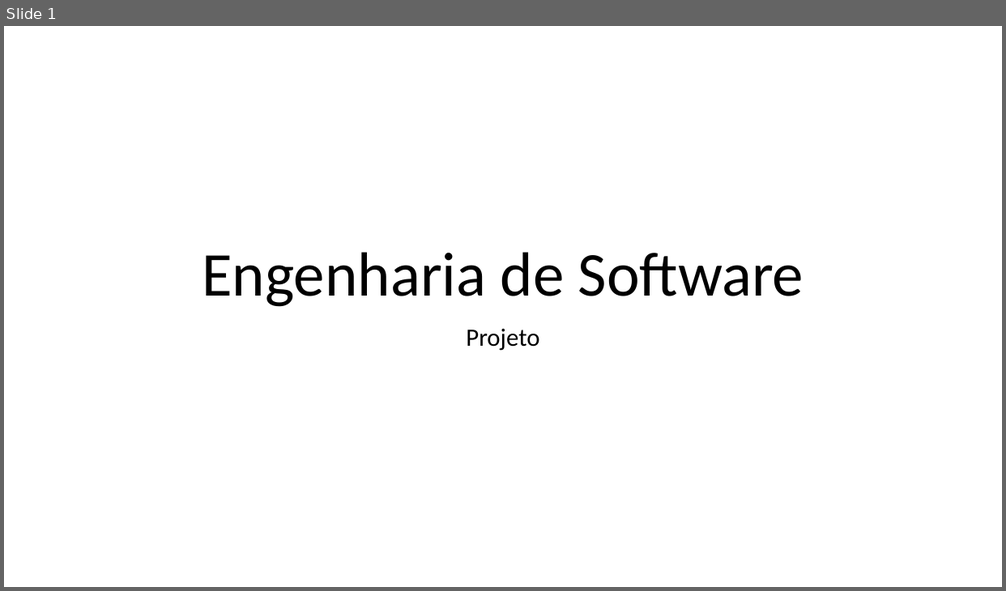
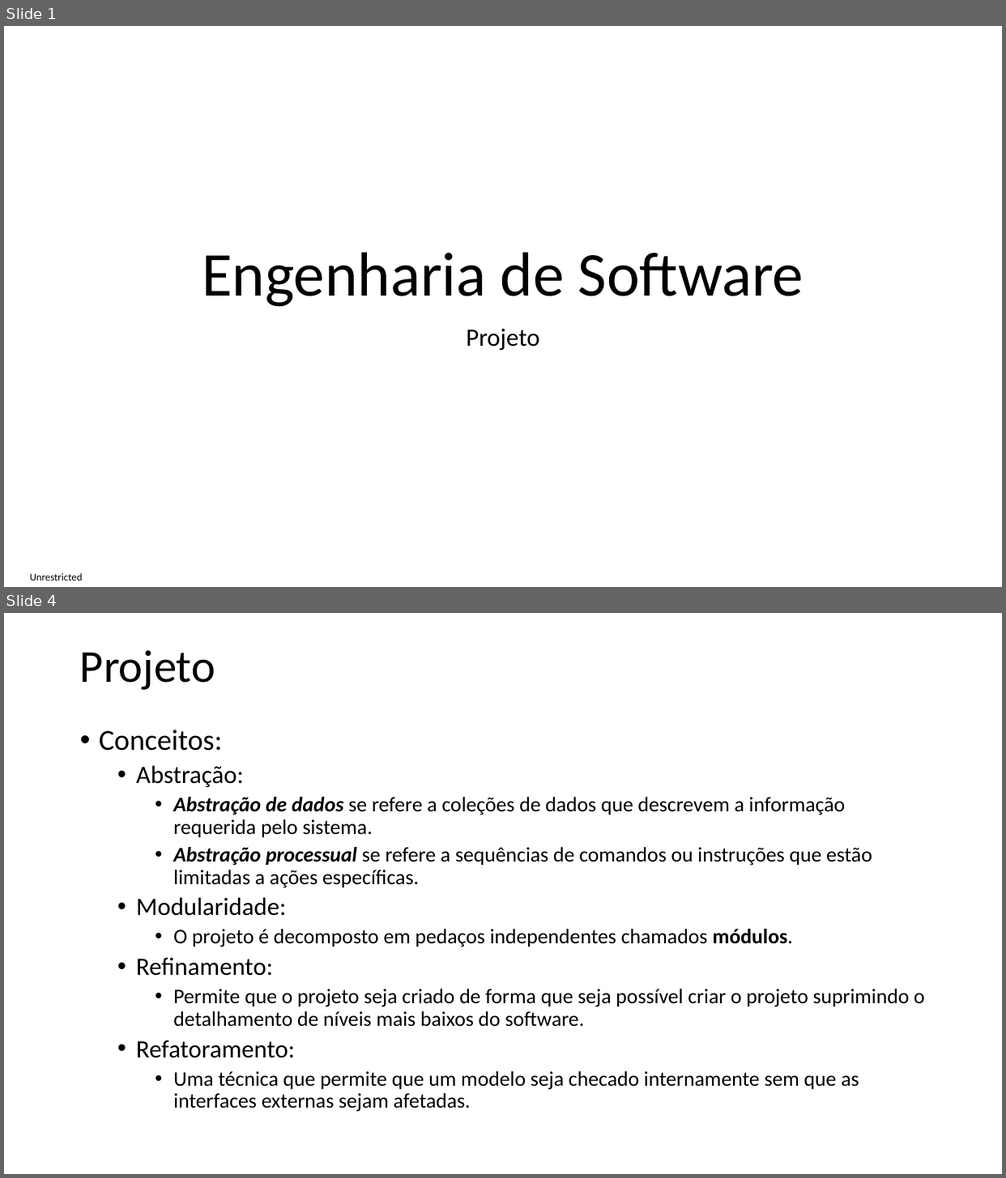
Before and after one commit to impagno/pwcamoes, a slide deck: Documentos/Engenharia de Software - Projeto.pptx. Shown one above the other, each under a label of ours: slide 1 before the commit, slides 1 and 4 after it; the slides between them are not shown. The pictures are 1006x591 and 1006x1178 pixels, drawn with LibreOffice and Linux fonts; fonts in the diff are those of the drawing. Boxes give left, top, right and bottom in pixels: in the first picture for what was removed or moved away, otherwise in the second. Text is boxed around its words. In the diff, an @@ line names an element or a change of style, - is before the commit and + after.

```diff
--- a/Documentos/Engenharia de Software - Projeto.pptx
+++ b/Documentos/Engenharia de Software - Projeto.pptx
@@ slide 4 added at (4,613,1002,1174), background #FFFFFF @@
@@ title added at (80,650,215,690), 44 pt, text #000000 @@
+Projeto
@@ text added at (99,730,925,1112), 20 pt, text #000000 @@
+• Conceitos:
+  • Abstração:
+    • Abstração de dados se refere a coleções de dados que descrevem a informação requerida pelo sistema.
+    • Abstração processual se refere a sequências de comandos ou instruções que estão limitadas a ações específicas.
+  • Modularidade:
+    • O projeto é decomposto em pedaços independentes chamados módulos.
+  • Refinamento:
+    • Permite que o projeto seja criado de forma que seja possível criar o projeto suprimindo o detalhamento de níveis mais baixos do software.
+  • Refatoramento:
+    • Uma técnica que permite que um modelo seja checado internamente sem que as interfaces externas sejam afetadas.
@@ slide 1 changed as well @@
@@ text added at (30,574,83,581), 10 pt, text #000000 @@
+Unrestricted
```
Also in this commit, not shown: 13 other slides added, 5 slides removed.
